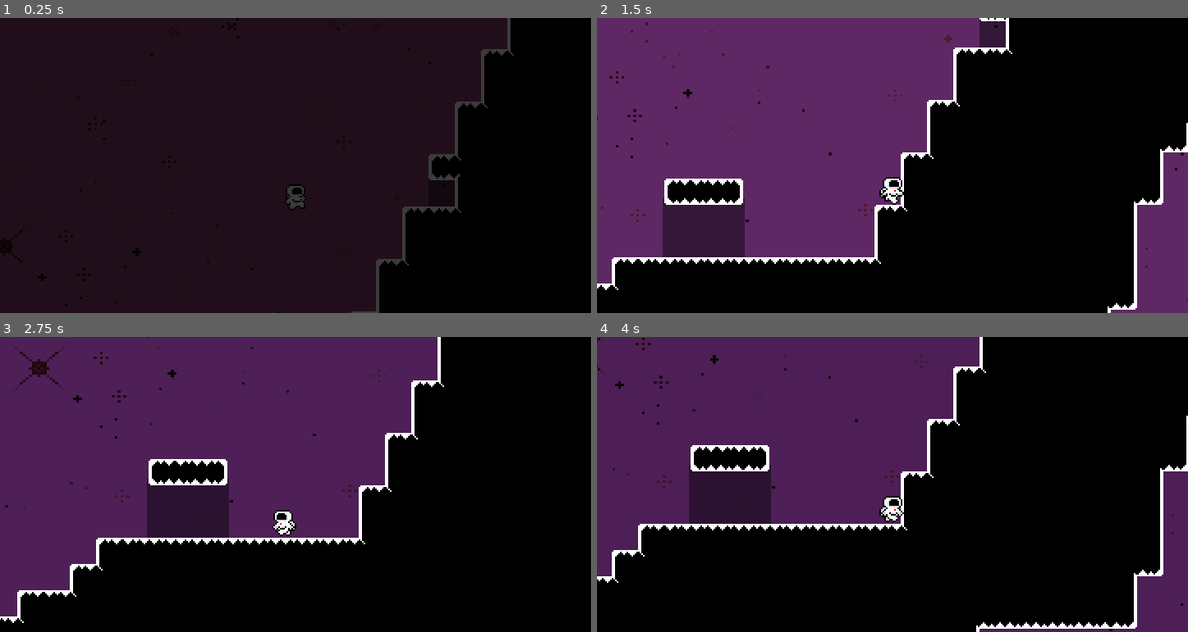
Above: before the commit, frames 1-4 (two rows, left to right).
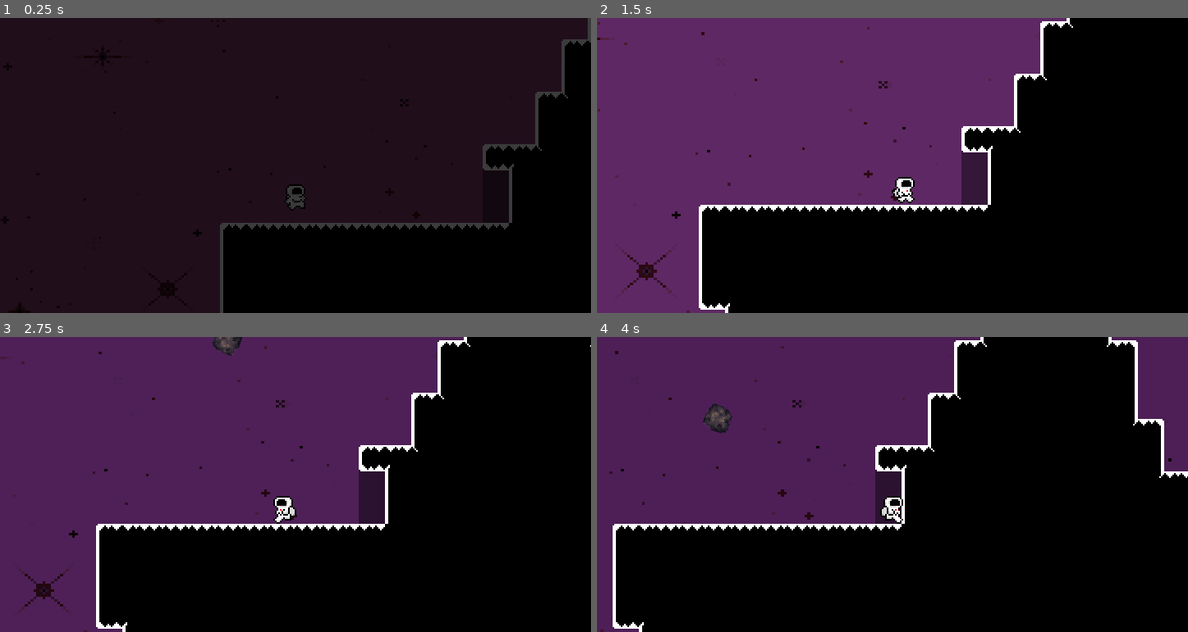
Above: after the commit, the same moments.

Repository: BenjaminZrakic/Astroventure
Game: Godot game, scene res://Scenes/Levels/mercury.tscn
Same seed, same stepped clock (60 frames per second), same inputs: the game is played once before the commit and once after it. This scene is started directly instead of the project's main scene.
Inputs:
- Up to frame 1 (0.25 s): no input
- Up to frame 2 (1.5 s): tap Enter (ui_accept) at 0.5, 0.77 s; hold Right (ui_right) from 0.53 s (still down)
- Up to frame 3 (2.75 s): tap Enter (ui_accept) at 1.52 s; release Right (ui_right) at 2.03 s; hold Left (ui_left) from 2.03 s (still down)
- Up to frame 4 (4 s): release Left (ui_left) at 2.78 s; hold Right (ui_right) from 2.78 s (still down); tap Enter (ui_accept) at 3.02, 3.77 s

The runs differ from the first frame. In frame 1, 17% of the frame differs, in the area x 0-100%, y 0-100%; in frame 2, 25%; in frame 3, 11%; in frame 4, 16%.

Commit message:
merkur day kill

Diff:
--- a/Scenes/Level Assets/SafeZones/sigurna_zona.gd
+++ b/Scenes/Level Assets/SafeZones/sigurna_zona.gd
@@ -1,6 +1,6 @@
 extends Area2D
 
-
+@export var playerSafe = false
 # Called when the node enters the scene tree for the first time.
 func _ready():
 	pass # Replace with function body.
@@ -12,9 +12,11 @@
 
 func _on_body_entered(body):
 	if body.is_in_group("Player"):
+		playerSafe = true
 		print("player safe")
 
 
 func _on_body_exited(body):
 	if body.is_in_group("Player"):
+		playerSafe = false
 		print("player isnt safe")
--- a/Scenes/Levels/daynightcycle.gd
+++ b/Scenes/Levels/daynightcycle.gd
@@ -5,7 +5,7 @@
 const INGAME_TO_REAL_MINUTE = (2 * PI) / MINUTES_PER_DAY
 
 signal time_tick(day:int, hour:int, minute:int)
-signal sun(value:float)
+signal sun_kill()
 
 var time:float = 0.0
 var past_minute:float = -1.0
@@ -25,8 +25,10 @@
 # Called every frame. 'delta' is the elapsed time since the previous frame.
 func _process(delta):
 	time += delta * INGAME_TO_REAL_MINUTE * INGAME_SPEED
-	var value = (sin(time- PI/2) + 1.0) /2.0
-
+	var value = (sin(time - PI/2) + 1.0) / 2.0
+	print(value)
+	if(value >= 0.999):
+		sun_kill.emit()
 	self.color = gradient.gradient.sample(value)
 	_recalculate_time()
 
--- a/Scenes/Levels/mercury.tscn
+++ b/Scenes/Levels/mercury.tscn
@@ -16,7 +16,7 @@
 [node name="Mercury" instance=ExtResource("1_ocyqg")]
 
 [node name="Player" parent="." index="1"]
-position = Vector2(2607, -119)
+position = Vector2(-50, 159)
 movement_data = ExtResource("2_k6tkx")
 world_boundary_active = true
 
@@ -184,3 +184,5 @@
 script = ExtResource("10_avtf7")
 gradient = ExtResource("11_xdaev")
 INITIAL_HOUR = 18
+
+[connection signal="sun_kill" from="CanvasLayer3/CanvasModulate" to="Player" method="respawn"]
--- a/Scenes/Player/player_antigrav_v2.gd
+++ b/Scenes/Player/player_antigrav_v2.gd
@@ -183,8 +183,7 @@
 	if not is_on_floor():
 		animated_sprite.play("jump")
 
-
-func _on_hazard_detector_area_entered(area):
+func respawn():
 	playerDead = true
 	if reset_level_on_death:
 		get_tree().reload_current_scene()
@@ -192,7 +191,7 @@
 		#print("I'm dead oh no")
 		velocity = Vector2.ZERO
 		animated_sprite.play_backwards("respawn")
-		animated_sprite.position.y+=1
+		animated_sprite.position.y += 1
 		await animated_sprite.animation_finished
 		if CheckpointGravityDirection == GravityDirections.DOWN:
 			set_gravity_down()
@@ -210,8 +209,8 @@
 		playerDead = false
 		animated_sprite.play("idle")
 
-
-
+func _on_hazard_detector_area_entered(area):
+	respawn()
 
 func set_gravity_down():
 	if GravityDirection != GravityDirections.DOWN:
